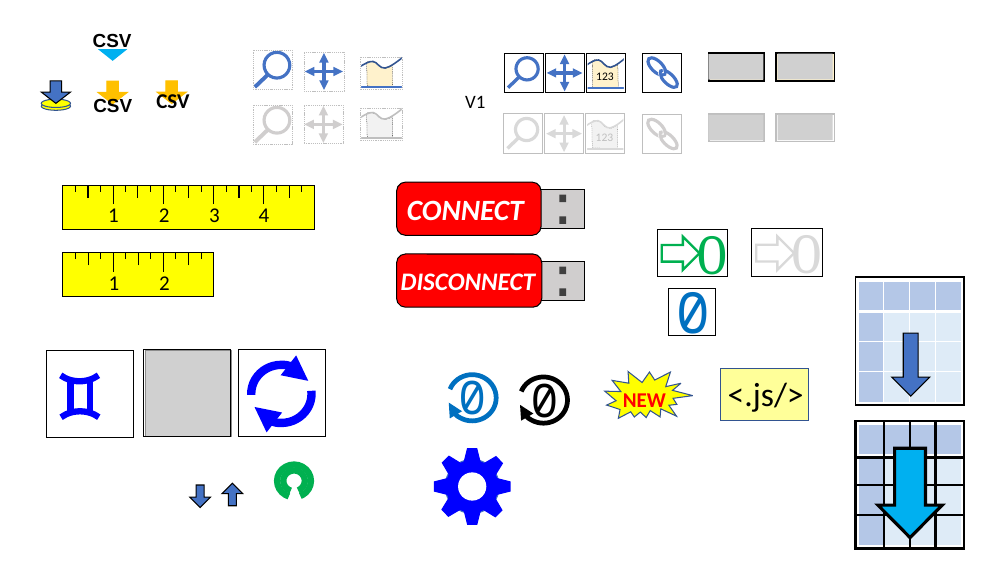
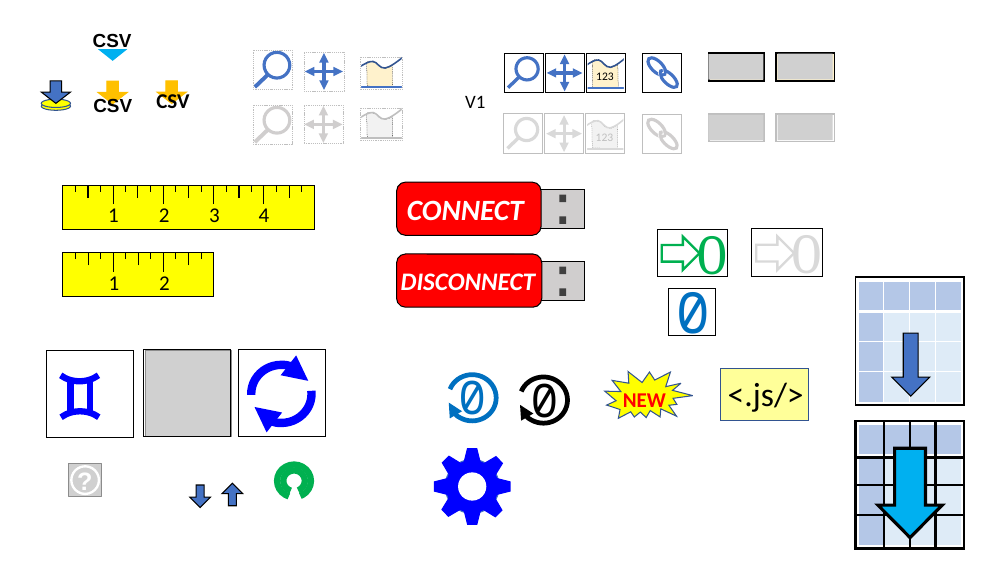
Before and after one commit to matsselen/IOLabWeb, a slide deck: slide 1 of images/IOLabWebImages.pptx. Drawn at 1008x567 pixels with LibreOffice and Linux fonts; fonts in the diff are those of the drawing; grey boxes stand for pictures. Boxes give left, top, right and bottom in pixels: in the first picture for what was removed or moved away, otherwise in the second. Text is boxed around its words. In the diff, an @@ line names an element or a change of style, - is before the commit and + after.

```diff
--- a/images/IOLabWebImages.pptx
+++ b/images/IOLabWebImages.pptx
@@ picture added at [69, 464, 101, 496] @@
@@ text added at [70, 461, 98, 499], 24 pt, text #FFFFFF, bold @@
+?
@@ ellipse added at [71, 467, 99, 495], outline #FFFFFF 2.25 pt @@
```
Also in this commit, not shown: 3 other files.
